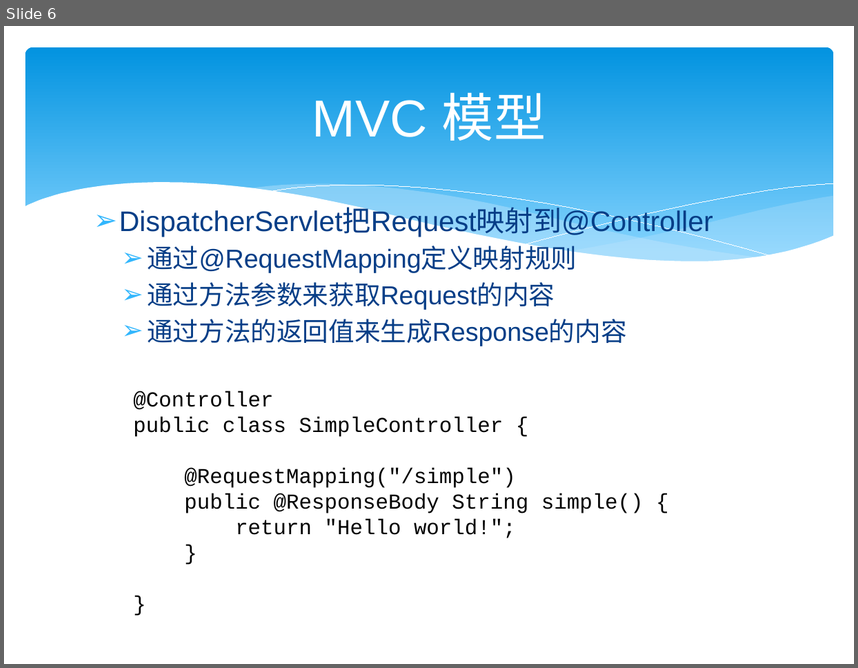
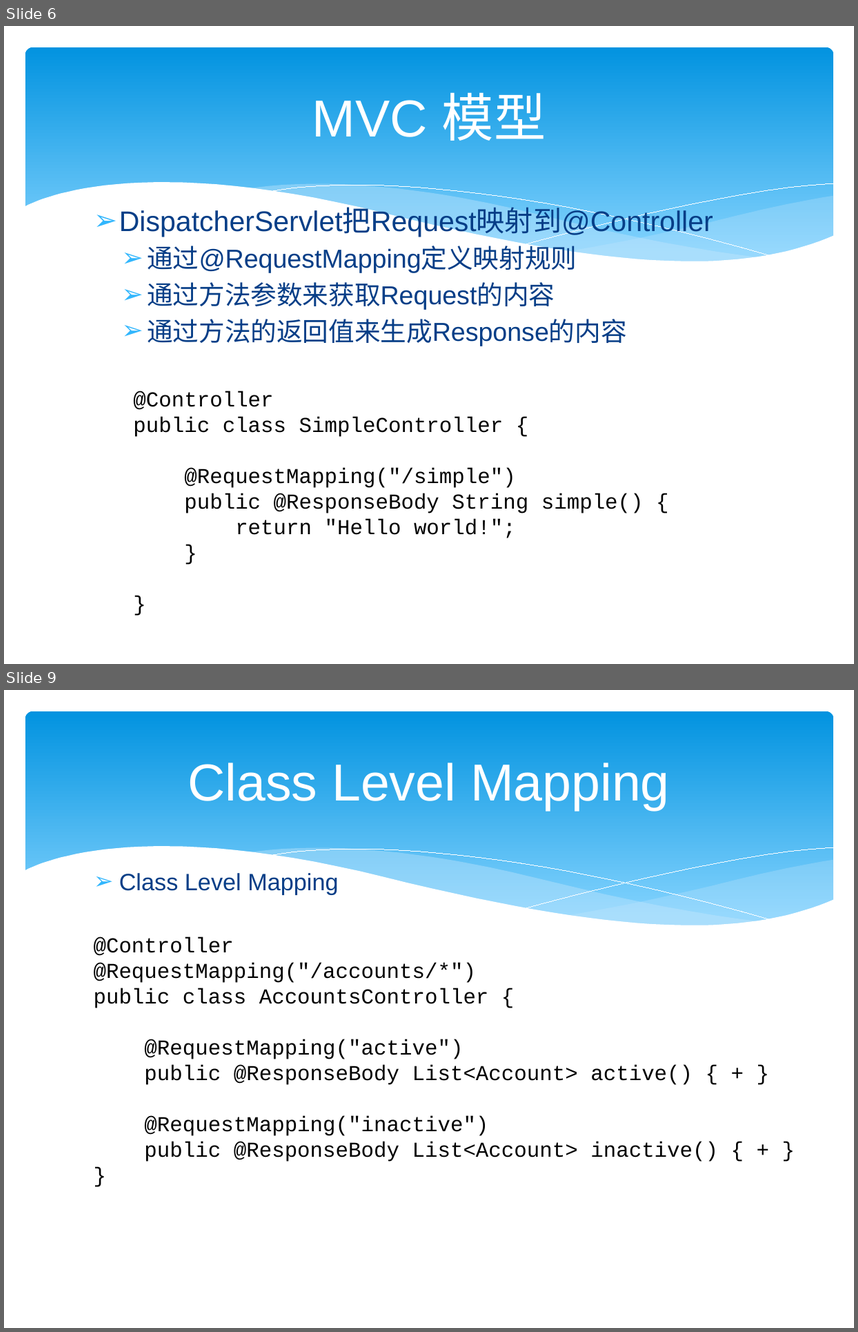
Before and after one commit to zjumty/spring-mvc-showcase, a slide deck: SpringMVC3.pptx. Shown one above the other, each under a label of ours: slide 6 before the commit, slides 6 and 9 after it; the slides between them are not shown. The pictures are 858x668 and 858x1332 pixels, drawn with LibreOffice and Linux fonts; fonts in the diff are those of the drawing. Boxes give left, top, right and bottom in pixels: in the first picture for what was removed or moved away, otherwise in the second. Text is boxed around its words. In the diff, an @@ line names an element or a change of style, - is before the commit and + after.

```diff
--- a/SpringMVC3.pptx
+++ b/SpringMVC3.pptx
@@ slide 9 added at [4,690,854,1328], background #FFFFFF; not listed: 6 template elements that a slide beside it also shows @@
@@ title added at [188,762,670,810], 44 pt, text #FFFFFF @@
+Class Level Mapping
@@ text added at [119,873,338,894], 20 pt, text #073E87 @@
+➢ Class Level Mapping
@@ text added at [94,937,718,1161], 18 pt, text #000000 @@
+@Controller
+@RequestMapping("/accounts/*")
+public class AccountsController {
+@RequestMapping("active")
+public @ResponseBody List<Account> active() { + }
+@RequestMapping("inactive")
+public @ResponseBody List<Account> inactive() { + }
+}
```
Also in this commit, not shown: 1 slide changed, 8 other slides added.
